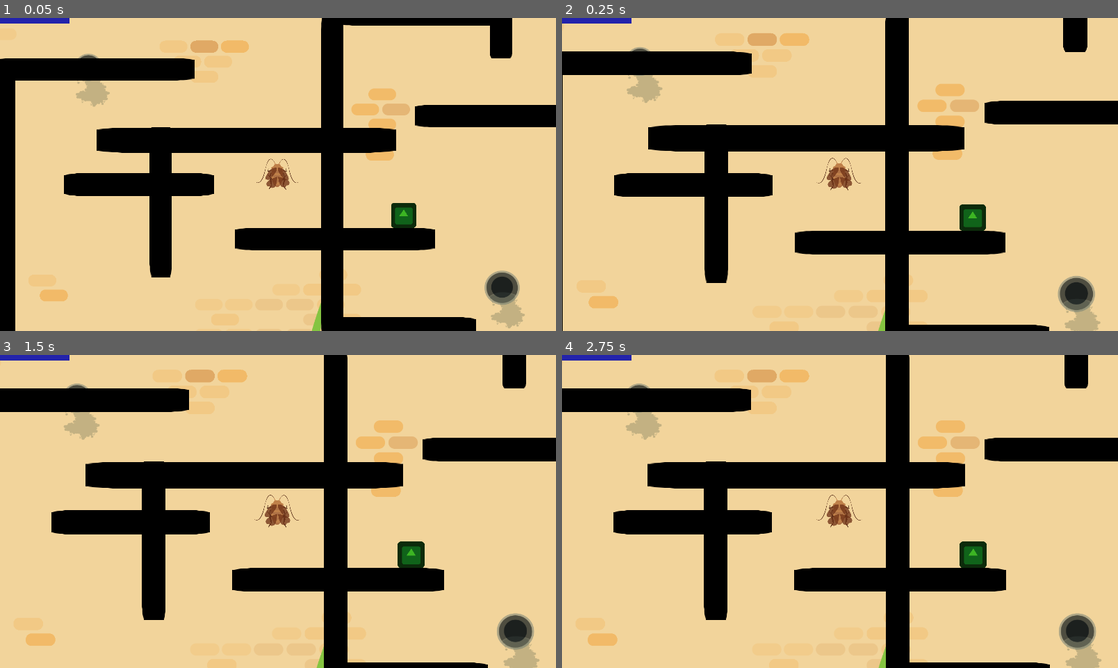
Above: before the commit, frames 1-4 (two rows, left to right).
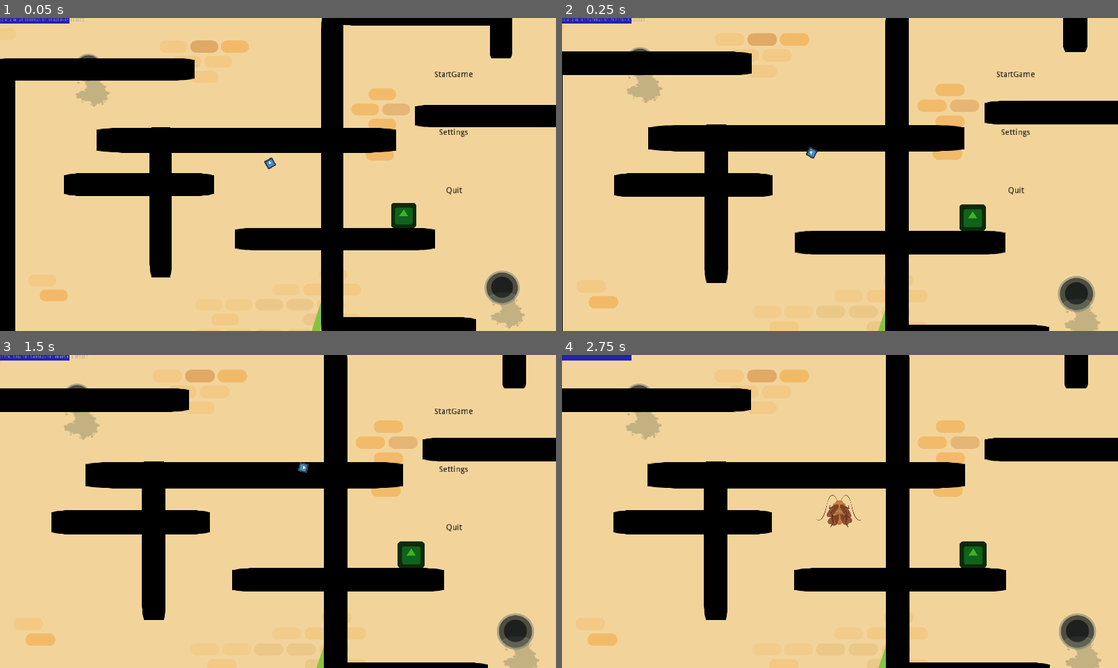
Above: after the commit, the same moments.

Repository: ChibiDenDen/Jook
Game: Godot game, scene res://Scenes/Game.tscn
Same seed, same stepped clock (60 frames per second), same inputs: the game is played once before the commit and once after it. The engine's default icon, where the game draws it, is replaced by a stand-in: a white triangle on a blue panel in a dark square.
Inputs (mouse positions are in pixels of both pictures, inside the frame that each line leads up to):
- Up to frame 1 (0.05 s): no input
- Up to frame 2 (0.25 s): no input
- Up to frame 3 (1.5 s): click (455, 470) at 0.5 s, where only the run after the commit has a clickable "Settings"; click (455, 527) at 1.25 s, where only the run after the commit has a clickable "Back"
- Up to frame 4 (2.75 s): click (1017, 411) at 2 s, where only the run after the commit has a clickable "StartGame"

The runs differ from the first frame. In frame 1, 0.5% of the frame differs, in the area x 0-85%, y 0-57%; in frame 2, 0.6%; in frame 3, 0.6%; in frame 4, nothing differs.

Commit message:
Add Menu system

Diff:
--- a/Scenes/MainMenu/Cursor.gd
+++ b/Menus/Cursor.gd
@@ -3,16 +3,17 @@
 var target_position = Vector2.ZERO
 var noise := OpenSimplexNoise.new()
 var time := 0.0
-onready var play_button := get_parent().find_node("PlayButton")
 
 func _process(delta):
 	var speed = 400
 	time += delta
 	target_position = get_viewport().get_mouse_position()
-	if play_button.get_rect().has_point(target_position):
-		target_position = play_button.rect_position + play_button.rect_size * Vector2.RIGHT
-		if (rect_position - target_position).length() < 100:
-			speed = 200
+
+	for item in get_parent().get_node("Menu").get_children():
+		if item is Button and item.get_rect().has_point(target_position):
+			target_position = item.rect_position + item.rect_size * Vector2.RIGHT
+			if (rect_position - target_position).length() < 100:
+				speed = 200
 
 	var rotation_speed =600
 	if (rect_position - target_position).length() < 60:
--- /dev/null
+++ b/Menus/Cursor.tscn
@@ -0,0 +1,37 @@
+[gd_scene load_steps=3 format=2]
+
+[ext_resource path="res://Menus/Cursor.gd" type="Script" id=1]
+[ext_resource path="res://icon.png" type="Texture" id=2]
+
+[node name="Cursor" type="Control"]
+anchor_left = 0.5
+anchor_top = 0.5
+anchor_right = 0.5
+anchor_bottom = 0.5
+margin_left = -20.0
+margin_top = -20.0
+margin_right = -20.0
+margin_bottom = -20.0
+rect_scale = Vector2( 0.5, 0.5 )
+script = ExtResource( 1 )
+__meta__ = {
+"_edit_use_anchors_": false
+}
+
+[node name="CenterContainer" type="CenterContainer" parent="."]
+anchor_left = 0.5
+anchor_top = 0.5
+anchor_right = 0.5
+anchor_bottom = 0.5
+margin_left = -32.0
+margin_top = -32.0
+margin_right = 32.0
+margin_bottom = 32.0
+__meta__ = {
+"_edit_use_anchors_": false
+}
+
+[node name="TextureRect" type="TextureRect" parent="CenterContainer"]
+margin_right = 64.0
+margin_bottom = 64.0
+texture = ExtResource( 2 )
--- /dev/null
+++ b/Menus/MainMenu.tscn
@@ -0,0 +1,56 @@
+[gd_scene load_steps=4 format=2]
+
+[ext_resource path="res://Menus/Cursor.tscn" type="PackedScene" id=1]
+[ext_resource path="res://Objects/UI/Button.tscn" type="PackedScene" id=2]
+[ext_resource path="res://Menus/Menu.gd" type="Script" id=3]
+
+[node name="MainMenu" type="Control"]
+anchor_right = 1.0
+anchor_bottom = 1.0
+margin_right = 0.00012207
+script = ExtResource( 3 )
+__meta__ = {
+"_edit_use_anchors_": false
+}
+
+[node name="TextureRect" type="TextureRect" parent="."]
+anchor_right = 1.0
+anchor_bottom = 1.0
+margin_right = -1880.0
+margin_bottom = -1040.0
+
+[node name="Menu" type="Control" parent="."]
+margin_right = 40.0
+margin_bottom = 40.0
+
+[node name="StartButton" parent="Menu" instance=ExtResource( 2 )]
+
+[node name="SettingsButton" parent="Menu" instance=ExtResource( 2 )]
+margin_top = 336.0
+margin_bottom = 456.0
+
+[node name="Label" parent="Menu/SettingsButton" index="0"]
+text = "Settings"
+
+[node name="QuitButton" parent="Menu" instance=ExtResource( 2 )]
+margin_top = 536.0
+margin_bottom = 656.0
+
+[node name="Label" parent="Menu/QuitButton" index="0"]
+text = "Quit"
+
+[node name="dbg" type="Label" parent="."]
+margin_right = 40.0
+margin_bottom = 14.0
+__meta__ = {
+"_edit_use_anchors_": false
+}
+
+[node name="Cursor" parent="." instance=ExtResource( 1 )]
+[connection signal="mouse_exited" from="Menu/StartButton" to="." method="_on_StartButton_mouse_exited"]
+
+[editable path="Menu/StartButton"]
+
+[editable path="Menu/SettingsButton"]
+
+[editable path="Menu/QuitButton"]
--- /dev/null
+++ b/Menus/Menu.gd
@@ -0,0 +1,51 @@
+extends Control
+
+const UI := preload("res://Objects/UI/UI.gd")
+
+export var SettingsPath : NodePath
+var Settings : Control
+export var UiPath : NodePath
+var Ui : UI
+var player
+
+func _ready():
+	Settings = get_node_or_null(SettingsPath)
+	Ui = get_node_or_null(UiPath)
+	player = Ui.get_parent().get_node("Player/PlayerFly")
+	for item in $Menu.get_children():
+		if item is Button:
+			item.connect("pressed", self, "_on_pressed", [item.get_node("Label").text])
+			item.connect("focus_entered", self, "_on_enter", [item.get_node("Label").text])
+			item.connect("mouse_entered", self, "_on_enter", [item.get_node("Label").text])
+			item.connect("focus_exited", self, "_on_exit", [item.get_node("Label").text])
+			item.connect("mouse_exited", self, "_on_exit")
+
+func change_menu(menu : Control):
+	Ui.BackMenu = self
+	menu.visible = true
+	visible = false
+
+func _on_pressed(text):
+	match text:
+		"StartGame":
+			player.sleeping = false
+			player.visible = true
+			visible = false
+		"Settings":
+			change_menu(Settings)
+		"Back":
+			change_menu(Ui.BackMenu)
+		"Quit":
+			get_tree().quit()
+
+# func _on_enter(text):
+# 	match text:
+# 		"StartGame":
+# 			$Sprite/AnimationPlayer.play("nod")
+# 		"Settings":
+# 			$Sprite/AnimationPlayer.play("stressed")
+# 		"Quit":
+# 			$Sprite/AnimationPlayer.play("cry")
+
+# func _on_exit(_text):
+# 	$Sprite/AnimationPlayer.play("idle")
--- /dev/null
+++ b/Menus/MenuSlider.gd
@@ -0,0 +1,21 @@
+extends HSlider
+
+var OrigVolumes : Array
+const MUTE_VALUE = -30
+
+func _ready():
+	self.connect("value_changed", self, "_on_value_changed", [])
+	for i in AudioServer.get_bus_count():
+		OrigVolumes.append(AudioServer.get_bus_volume_db(i))
+
+func _on_value_changed(value : float):
+	_volume_changed(value)
+
+func _volume_changed(value : float):
+	var index := AudioServer.get_bus_index($Label.text.trim_suffix(" Volume"))
+	var db_step = (OrigVolumes[index] + MUTE_VALUE) / max_value
+	if value == 0:
+		AudioServer.set_bus_mute(index, true)
+		return
+	AudioServer.set_bus_mute(index, false)
+	AudioServer.set_bus_volume_db(index, MUTE_VALUE - (value * db_step))
--- /dev/null
+++ b/Menus/MenuSlider.tscn
@@ -0,0 +1,24 @@
+[gd_scene load_steps=2 format=2]
+
+[ext_resource path="res://Menus/MenuSlider.gd" type="Script" id=1]
+
+[node name="HSlider" type="HSlider"]
+margin_right = 322.0
+margin_bottom = 16.0
+max_value = 10.0
+value = 10.0
+ticks_on_borders = true
+script = ExtResource( 1 )
+__meta__ = {
+"_edit_use_anchors_": false
+}
+
+[node name="Label" type="Label" parent="."]
+margin_left = 64.0
+margin_top = -24.0
+margin_right = 104.0
+margin_bottom = -4.0
+custom_colors/font_color = Color( 0, 0, 0, 1 )
+__meta__ = {
+"_edit_use_anchors_": false
+}
--- /dev/null
+++ b/Menus/SettingsMenu.tscn
@@ -0,0 +1,134 @@
+[gd_scene load_steps=8 format=2]
+
+[ext_resource path="res://Objects/UI/Button.tscn" type="PackedScene" id=2]
+[ext_resource path="res://Menus/Menu.gd" type="Script" id=3]
+[ext_resource path="res://Menus/MenuSlider.tscn" type="PackedScene" id=4]
+
+[sub_resource type="Animation" id=1]
+resource_name = "cry"
+length = 0.5
+step = 0.01
+tracks/0/type = "value"
+tracks/0/path = NodePath(".:texture")
+tracks/0/interp = 1
+tracks/0/loop_wrap = true
+tracks/0/imported = false
+tracks/0/enabled = true
+tracks/0/keys = {
+"times": PoolRealArray( 0, 0.08, 0.16, 0.24, 0.32, 0.4 ),
+"transitions": PoolRealArray( 1, 1, 1, 1, 1, 1 ),
+"update": 1,
+"values": [ null, null, null, null, null, null ]
+}
+
+[sub_resource type="Animation" id=2]
+resource_name = "idle"
+tracks/0/type = "value"
+tracks/0/path = NodePath(".:texture")
+tracks/0/interp = 1
+tracks/0/loop_wrap = true
+tracks/0/imported = false
+tracks/0/enabled = true
+tracks/0/keys = {
+"times": PoolRealArray( 0 ),
+"transitions": PoolRealArray( 4.43828 ),
+"update": 1,
+"values": [ null ]
+}
+
+[sub_resource type="Animation" id=3]
+length = 0.5
+loop = true
+step = 0.05
+tracks/0/type = "value"
+tracks/0/path = NodePath(".:texture")
+tracks/0/interp = 1
+tracks/0/loop_wrap = true
+tracks/0/imported = false
+tracks/0/enabled = true
+tracks/0/keys = {
+"times": PoolRealArray( 0, 0.15, 0.3, 0.45 ),
+"transitions": PoolRealArray( 1, 1, 1, 1 ),
+"update": 1,
+"values": [ null, null, null, null ]
+}
+
+[sub_resource type="Animation" id=4]
+length = 0.5
+loop = true
+step = 0.05
+tracks/0/type = "value"
+tracks/0/path = NodePath(".:texture")
+tracks/0/interp = 1
+tracks/0/loop_wrap = true
+tracks/0/imported = false
+tracks/0/enabled = true
+tracks/0/keys = {
+"times": PoolRealArray( 0, 0.25 ),
+"transitions": PoolRealArray( 1, 20.393 ),
+"update": 1,
+"values": [ null, null ]
+}
+
+[node name="SettingsMenu" type="Control"]
+anchor_right = 1.0
+anchor_bottom = 1.0
+margin_right = 0.00012207
+script = ExtResource( 3 )
+__meta__ = {
+"_edit_use_anchors_": false
+}
+
+[node name="TextureRect" type="TextureRect" parent="."]
+anchor_right = 1.0
+anchor_bottom = 1.0
+margin_right = -1880.0
+margin_bottom = -1040.0
+
+[node name="Menu" type="Control" parent="."]
+margin_right = 40.0
+margin_bottom = 40.0
+
+[node name="MusicVolume" parent="Menu" instance=ExtResource( 4 )]
+margin_left = 1408.0
+margin_top = 208.0
+margin_right = 1730.0
+margin_bottom = 224.0
+
+[node name="Label" parent="Menu/MusicVolume" index="0"]
+text = "Music Volume"
+
+[node name="SfxVolume" parent="Menu" instance=ExtResource( 4 )]
+margin_left = 1416.0
+margin_top = 408.0
+margin_right = 1738.0
+margin_bottom = 424.0
+
+[node name="Label" parent="Menu/SfxVolume" index="0"]
+text = "Sfx Volume"
+
+[node name="BackButton" parent="Menu" instance=ExtResource( 2 )]
+margin_top = 536.0
+margin_bottom = 656.0
+
+[node name="Label" parent="Menu/BackButton" index="0"]
+text = "Back"
+
+[node name="Sprite" type="Sprite" parent="."]
+position = Vector2( 568, 208 )
+
+[node name="AnimationPlayer" type="AnimationPlayer" parent="Sprite"]
+anims/cry = SubResource( 1 )
+anims/idle = SubResource( 2 )
+anims/nod = SubResource( 3 )
+anims/stressed = SubResource( 4 )
+
+[node name="dbg" type="Label" parent="."]
+margin_right = 40.0
+margin_bottom = 14.0
+
+[editable path="Menu/MusicVolume"]
+
+[editable path="Menu/SfxVolume"]
+
+[editable path="Menu/BackButton"]
--- a/Objects/Player/Player.gd
+++ b/Objects/Player/Player.gd
@@ -40,6 +40,10 @@
 const RED_COLOR := Color(0.67, 0.14, 0.14)
 const BLUE_COLOR := Color(0.14, 0.14, 0.67)
 
+func stop_fly():
+	sleeping = true
+	visible = false
+
 # Called when the node enters the scene tree for the first time.
 func _ready():
 	gravity_scale = 0
@@ -48,6 +52,7 @@
 		fuel_progress.max_value = max_fuel
 	else:
 		fuel_progress.visible = false
+	stop_fly()
 
 func reset():
 	cur_fuel = max_fuel
@@ -69,7 +74,8 @@
 
 func _process(delta):
 	if Input.is_key_pressed(KEY_ESCAPE):
-		get_tree().quit()
+		get_tree().current_scene.get_node("UI").show()
+		stop_fly()
 	if crashed:
 		camera.zoom = lerp(camera.zoom, Vector2.ONE, 0.25)
 		return
@@ -144,8 +150,7 @@
 	crashed_player.global_position = global_position
 	crashed = true
 	reset()
-	sleeping = true
-	visible = false
+	stop_fly()
 
 func _on_Player_body_entered(body: Node2D):
 	if crashed:
--- /dev/null
+++ b/Objects/UI/Button.tscn
@@ -0,0 +1,23 @@
+[gd_scene format=2]
+
+[node name="Button" type="Button"]
+margin_left = 1360.0
+margin_top = 136.0
+margin_right = 1776.0
+margin_bottom = 256.0
+flat = true
+__meta__ = {
+"_edit_use_anchors_": false
+}
+
+[node name="Label" type="Label" parent="."]
+margin_right = 208.0
+margin_bottom = 60.0
+rect_scale = Vector2( 2, 2 )
+custom_colors/font_color = Color( 0, 0, 0, 1 )
+text = "StartGame"
+align = 1
+valign = 1
+__meta__ = {
+"_edit_use_anchors_": false
+}
--- a/Objects/UI/UI.gd
+++ b/Objects/UI/UI.gd
@@ -1,14 +1,15 @@
-extends CanvasLayer
+extends Node2D
 
+var BackMenu : Control
 
-# Declare member variables here. Examples:
-# var a = 2
-# var b = "text"
+func _ready():
+	$hud/menus/MainMenu.visible = true
 
-
-# Called when the node enters the scene tree for the first time.
-func _ready():
-	pass # Replace with function body.
+func _process(_delta):
+	pass
 
 func get_fuel():
-	return $Control/Fuel
+	return $hud/Control/Fuel
+
+func show():
+	$hud/menus/MainMenu.visible = true
--- a/Objects/UI/UI.tscn
+++ b/Objects/UI/UI.tscn
@@ -1,14 +1,18 @@
-[gd_scene load_steps=3 format=2]
+[gd_scene load_steps=5 format=2]
 
 [ext_resource path="res://Objects/UI/UI.gd" type="Script" id=1]
+[ext_resource path="res://Menus/MainMenu.tscn" type="PackedScene" id=2]
+[ext_resource path="res://Menus/SettingsMenu.tscn" type="PackedScene" id=3]
 
 [sub_resource type="StyleBoxFlat" id=1]
 bg_color = Color( 0.67451, 0.141176, 0.141176, 1 )
 
-[node name="UI" type="CanvasLayer"]
+[node name="UI" type="Node2D"]
 script = ExtResource( 1 )
 
-[node name="Control" type="Control" parent="."]
+[node name="hud" type="CanvasLayer" parent="."]
+
+[node name="Control" type="Control" parent="hud"]
 anchor_right = 1.0
 anchor_bottom = 1.0
 margin_right = 40.0
@@ -17,7 +21,7 @@
 "_edit_use_anchors_": false
 }
 
-[node name="Fuel" type="ProgressBar" parent="Control"]
+[node name="Fuel" type="ProgressBar" parent="hud/Control"]
 margin_right = 240.0
 margin_bottom = 20.0
 custom_styles/fg = SubResource( 1 )
@@ -25,3 +29,14 @@
 __meta__ = {
 "_edit_use_anchors_": false
 }
+
+[node name="menus" type="CanvasLayer" parent="hud"]
+
+[node name="MainMenu" parent="hud/menus" instance=ExtResource( 2 )]
+visible = false
+SettingsPath = NodePath("../SettingsMenu")
+UiPath = NodePath("../../..")
+
+[node name="SettingsMenu" parent="hud/menus" instance=ExtResource( 3 )]
+visible = false
+UiPath = NodePath("../../..")
--- a/Scenes/Game.tscn
+++ b/Scenes/Game.tscn
@@ -631,36 +631,6 @@
 scale = Vector2( 0.9, 8 )
 physics_material_override = SubResource( 1 )
 
-[node name="Wall152" parent="World/Tree" instance=ExtResource( 13 )]
-position = Vector2( -720.138, -8566.13 )
-scale = Vector2( 0.9, 8 )
-physics_material_override = SubResource( 1 )
-
-[node name="Wall153" parent="World/Tree" instance=ExtResource( 13 )]
-position = Vector2( -472.865, -8870 )
-scale = Vector2( 0.9, 8 )
-physics_material_override = SubResource( 1 )
-
-[node name="Wall154" parent="World/Tree" instance=ExtResource( 13 )]
-position = Vector2( -170.959, -9179.69 )
-scale = Vector2( 0.9, 8 )
-physics_material_override = SubResource( 1 )
-
-[node name="Wall155" parent="World/Tree" instance=ExtResource( 13 )]
-position = Vector2( 164.823, -9486.11 )
-scale = Vector2( 0.9, 8 )
-physics_material_override = SubResource( 1 )
-
-[node name="Wall156" parent="World/Tree" instance=ExtResource( 13 )]
-position = Vector2( 449.433, -9755.21 )
-scale = Vector2( 0.9, 8 )
-physics_material_override = SubResource( 1 )
-
-[node name="Wall159" parent="World/Tree" instance=ExtResource( 13 )]
-position = Vector2( 681.433, -10109.9 )
-scale = Vector2( 0.9, 8 )
-physics_material_override = SubResource( 1 )
-
 [node name="Wall125" parent="World/Tree" instance=ExtResource( 13 )]
 position = Vector2( -850.257, -6048.52 )
 scale = Vector2( 0.9, 8 )
@@ -839,114 +809,6 @@
 [node name="Wall158" parent="World/Tree" instance=ExtResource( 13 )]
 position = Vector2( 377.005, -6315.54 )
 rotation = 1.5708
-scale = Vector2( 0.9, 10 )
-physics_material_override = SubResource( 1 )
-
-[node name="Wall160" parent="World/Tree" instance=ExtResource( 13 )]
-position = Vector2( -1007.83, -8807.83 )
-rotation = 1.5708
-scale = Vector2( 0.9, 10 )
-physics_material_override = SubResource( 1 )
-
-[node name="Wall168" parent="World/Tree" instance=ExtResource( 13 )]
-position = Vector2( 977.81, -9342.03 )
-rotation = 1.5708
-scale = Vector2( 0.9, 3 )
-physics_material_override = SubResource( 1 )
-
-[node name="Wall178" parent="World/Tree" instance=ExtResource( 13 )]
-position = Vector2( -1370.68, -8807.83 )
-rotation = 1.5708
-scale = Vector2( 0.9, 3 )
-physics_material_override = SubResource( 1 )
-
-[node name="Wall161" parent="World/Tree" instance=ExtResource( 13 )]
-position = Vector2( -470.946, -9421.16 )
-rotation = 1.5708
-scale = Vector2( 0.9, 10 )
-physics_material_override = SubResource( 1 )
-
-[node name="Wall164" parent="World/Tree" instance=ExtResource( 13 )]
-position = Vector2( 159.596, -10021.8 )
-rotation = 1.5708
-scale = Vector2( 0.9, 10 )
-physics_material_override = SubResource( 1 )
-
-[node name="Wall165" parent="World/Tree" instance=ExtResource( 13 )]
-position = Vector2( 403.596, -10353.8 )
-rotation = 1.5708
-scale = Vector2( 0.9, 10 )
-physics_material_override = SubResource( 1 )
-
-[node name="Wall163" parent="World/Tree" instance=ExtResource( 13 )]
-position = Vector2( -140.498, -9734.55 )
-rotation = 1.5708
-scale = Vector2( 0.9, 10 )
-physics_material_override = SubResource( 1 )
-
-[node name="Wall162" parent="World/Tree" instance=ExtResource( 13 )]
-position = Vector2( -765.309, -9101.61 )
-rotation = 1.5708
-scale = Vector2( 0.9, 10 )
-physics_material_override = SubResource( 1 )
-
-[node name="Wall166" parent="World/Tree" instance=ExtResource( 13 )]
-position = Vector2( 340.633, -9060.83 )
-rotation = 1.5708
-scale = Vector2( 0.9, 8 )
-physics_material_override = SubResource( 1 )
-
-[node name="Wall167" parent="World/Tree" instance=ExtResource( 13 )]
-position = Vector2( 383.364, -9250.55 )
-rotation = 1.5708
-scale = Vector2( 0.9, 8 )
-physics_material_override = SubResource( 1 )
-
-[node name="Wall169" parent="World/Tree" instance=ExtResource( 13 )]
-position = Vector2( -558.217, -10023.6 )
-rotation = 1.5708
-scale = Vector2( 0.9, 8 )
-physics_material_override = SubResource( 1 )
-
-[node name="Wall170" parent="World/Tree" instance=ExtResource( 13 )]
-position = Vector2( -825.397, -10340.3 )
-rotation = 1.5708
-scale = Vector2( 0.9, 8 )
-physics_material_override = SubResource( 1 )
-
-[node name="Wall171" parent="World/Tree" instance=ExtResource( 13 )]
-position = Vector2( 643.378, -8758.93 )
-rotation = 1.5708
-scale = Vector2( 0.9, 8 )
-physics_material_override = SubResource( 1 )
-
-[node name="Wall172" parent="World/Tree" instance=ExtResource( 13 )]
-position = Vector2( 81.4868, -8769.78 )
-scale = Vector2( 0.9, 10 )
-physics_material_override = SubResource( 1 )
-
-[node name="Wall173" parent="World/Tree" instance=ExtResource( 13 )]
-position = Vector2( 875.237, -9050.12 )
-scale = Vector2( 0.9, 10 )
-physics_material_override = SubResource( 1 )
-
-[node name="Wall174" parent="World/Tree" instance=ExtResource( 13 )]
-position = Vector2( -1058.15, -10059.9 )
-scale = Vector2( 0.9, 10 )
-physics_material_override = SubResource( 1 )
-
-[node name="Wall175" parent="World/Tree" instance=ExtResource( 13 )]
-position = Vector2( 398.839, -8470.14 )
-scale = Vector2( 0.9, 10 )
-physics_material_override = SubResource( 1 )
-
-[node name="Wall176" parent="World/Tree" instance=ExtResource( 13 )]
-position = Vector2( -782.671, -9720.28 )
-scale = Vector2( 0.9, 10 )
-physics_material_override = SubResource( 1 )
-
-[node name="Wall177" parent="World/Tree" instance=ExtResource( 13 )]
-position = Vector2( -127.895, -10338.4 )
 scale = Vector2( 0.9, 10 )
 physics_material_override = SubResource( 1 )
 
--- a/Scenes/MainMenu/MainMenu.tscn
+++ b/Scenes/MainMenu/MainMenu.tscn
@@ -1,6 +1,6 @@
 [gd_scene load_steps=4 format=2]
 
-[ext_resource path="res://Scenes/MainMenu/Cursor.gd" type="Script" id=1]
+[ext_resource path="res://Menus/Cursor.tscn" type="PackedScene" id=1]
 [ext_resource path="res://icon.png" type="Texture" id=2]
 [ext_resource path="res://Scenes/MainMenu/MainMenu.gd" type="Script" id=3]
 
@@ -73,37 +73,6 @@
 "_edit_use_anchors_": false
 }
 
-[node name="Cursor" type="Control" parent="."]
-anchor_left = 0.5
-anchor_top = 0.5
-anchor_right = 0.5
-anchor_bottom = 0.5
-margin_left = -20.0
-margin_top = -20.0
-margin_right = -20.0
-margin_bottom = -20.0
-rect_scale = Vector2( 0.5, 0.5 )
-script = ExtResource( 1 )
-__meta__ = {
-"_edit_use_anchors_": false
-}
-
-[node name="CenterContainer" type="CenterContainer" parent="Cursor"]
-anchor_left = 0.5
-anchor_top = 0.5
-anchor_right = 0.5
-anchor_bottom = 0.5
-margin_left = -32.0
-margin_top = -32.0
-margin_right = 32.0
-margin_bottom = 32.0
-__meta__ = {
-"_edit_use_anchors_": false
-}
-
-[node name="TextureRect" type="TextureRect" parent="Cursor/CenterContainer"]
-margin_right = 64.0
-margin_bottom = 64.0
-texture = ExtResource( 2 )
+[node name="Cursor" parent="." instance=ExtResource( 1 )]
 [connection signal="pressed" from="PlayButton" to="." method="_on_PlayButton_pressed"]
 [connection signal="pressed" from="CustomizeButton" to="." method="_on_CustomizeButton_pressed"]
